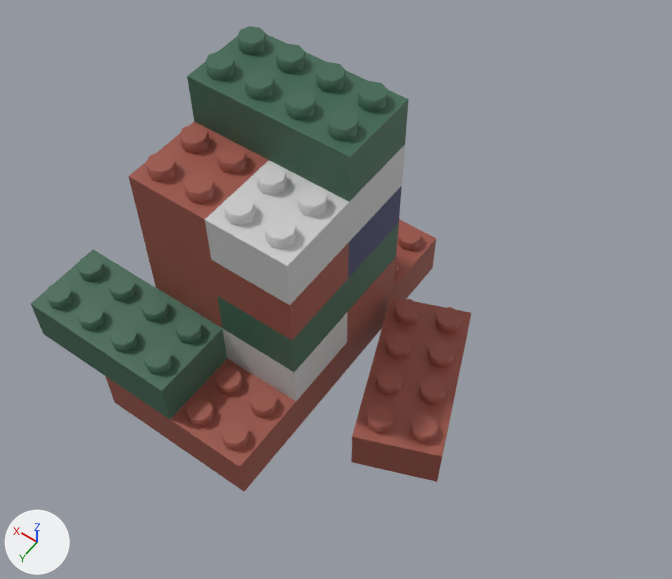
The FBX model Assets/_Props/Lego/M&M/bloque_lego.fbx: old version first, new version second.
Before and after are seen from a camera (50 mm lens) standing at (-3.42, 3.9, 7.25) and looking at (-0.64, 0.01, 1.14). The axes (+X, +Y, +Z) are drawn at lower left. The lights are the same throughout. Where no turn or scale is listed for an object, it has been applied to the vertices.

Names of what the first picture shows: 'Cilindros.001', 'Cilindros.003', 'Cilindros.004', 'Cilindros.005', 'Cilindros.006', 'Cilindros.007', 'Cilindros.008', 'Cilindros.009', 'Cilindros.010', 'Cilindros2.001', 'piezaModelo.001', 'piezaModelo.002', 'piezaModelo.003', 'piezaModelo.004', 'piezaModelo.005', 'piezaModelo.006', 'piezaModelo.007', 'piezaModelo.008', 'piezaModelo.009', 'piezaModelo.011', 'piezaModelo.012', 'piezaModelo.013', 'piezaModelo.014', 'piezaModelo.015'.
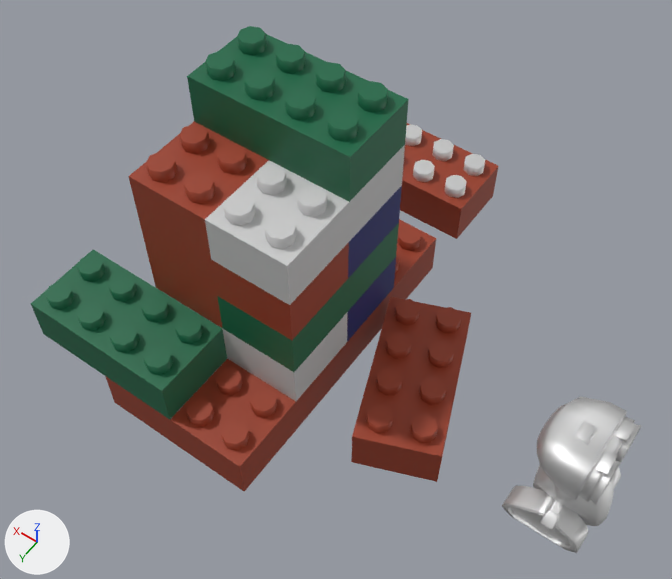
Commit message: se modifica color lego

Where the change shows, as pixel boxes (x1, y1, x2, y2) in the pictures (672 x 579 px):
'piezaModelo.008', recoloured
    both: (187, 34, 409, 202)
'piezaModelo.013', recoloured
    both: (31, 250, 227, 419)
'robot', added
    after: (502, 396, 642, 553)
'piezaModelo.015', recoloured
    both: (351, 297, 471, 482)
'piezaModelo.011', recoloured
    both: (170, 359, 328, 491)
'piezaModelo.004', recoloured
    both: (139, 185, 349, 340)
'piezaModelo.007', recoloured
    both: (128, 122, 268, 259)
'piezaModelo.002', recoloured
    both: (217, 223, 399, 372)
'piezaModelo', added
    after: (400, 123, 499, 239)
'Cilindros.008', recoloured
    both: (285, 62, 388, 142)
'Cilindros.007', recoloured
    both: (146, 124, 247, 204)
'Cilindros.009', recoloured
    both: (205, 26, 305, 100)
'piezaModelo.009', recoloured
    both: (347, 219, 436, 343)
'Cilindros.004', recoloured
    both: (110, 294, 203, 375)
'Cilindros.003', recoloured
    both: (186, 367, 277, 451)
'Cilindros.010', recoloured
    both: (366, 368, 446, 443)
'Cilindros.005', recoloured
    both: (45, 255, 137, 331)
'Cilindros2.001', recoloured
    both: (386, 299, 461, 368)
'piezaModelo.003', recoloured
    both: (148, 254, 222, 328)
'piezaModelo.005', recoloured
    both: (242, 160, 402, 278)
'Cilindros', added
    after: (413, 139, 485, 198)
'piezaModelo.001', recoloured (brown to blue)
    both: (347, 257, 396, 342)
'piezaModelo.012', recoloured
    both: (105, 359, 227, 445)
'Cilindros.001', recoloured
    both: (395, 226, 421, 273)
'Cilindros2', added
    after: (405, 125, 422, 146)

Patch to the scene script:
```diff
--- a/Assets/_Props/Lego/M&M/bloque_lego.fbx.py
+++ b/Assets/_Props/Lego/M&M/bloque_lego.fbx.py
@@ mat_rojo @@
 mat_rojo = principled_material('Rojo')
-mat_rojo.base_color = (0.328, 0.0865, 0.0612)  # brown #9b5346
+mat_rojo.base_color = (0.328, 0.0473, 0.0179)  # brown #9b3d24
@@ mat_verde @@
 mat_verde = principled_material('Verde')
-mat_verde.base_color = (0.0513, 0.138, 0.0865)  # dark green #406853
+mat_verde.base_color = (0.00758, 0.138, 0.0605)  # dark green #156846
@@ mat_azul @@
 mat_azul = principled_material('Azul')
-mat_azul.base_color = (0.0529, 0.0561, 0.144)  # dark blue #41436a
+mat_azul.base_color = (0.00789, 0.0127, 0.144)  # dark blue #161e6a
@@ mat_mat @@
+mat_mat = principled_material('Mat')
+mat_mat.base_color = (0.8, 0.8, 0.8)  # white #e7e7e7
+mat_mat.metallic = 1.0
+mat_mat.roughness = 0.553
@@ me_cube_016 @@
 me_cube_016.from_pydata(...)  # 8 vertices, 4 faces; spans x -0.75..0.75, y -0.38..0.38, z 0.0..0.45
-me_cube_016.materials.append(mat_rojo)  # brown #9b5346
+me_cube_016.materials.append(mat_azul)  # dark blue #161e6a
@@ me_box001 @@
+me_box001.from_pydata(...)  # 1833 vertices, 3452 faces; spans x -0.496..0.251, y -0.537..0.537, z -0.516..0.605
+me_box001.materials.append(mat_mat)  # white #e7e7e7
@@ me_cilindro_001 @@
+me_cilindro_001.from_pydata(...)  # 68 vertices, 48 faces; spans x -0.11..0.485, y -0.485..0.11, z -0.055..0.055
+me_cilindro_001.materials.append(mat_mat)  # white #e7e7e7
@@ me_cube_030 @@
+me_cube_030.from_pydata(...)  # 60 vertices, 58 faces; spans x -0.75..0.75, y -0.38..0.38, z 0.0..0.45
+me_cube_030.materials.append(mat_rojo)  # brown #9b3d24
@@ me_cilindro @@
+me_cilindro.from_pydata(...)  # 68 vertices, 48 faces; spans x -0.11..0.485, y -0.485..0.11, z -0.055..0.055
+me_cilindro.materials.append(mat_mat)  # white #e7e7e7
@@ ob_robot @@
+ob_robot = bpy.data.objects.new('robot', me_box001)
+ob_robot.location = (-2.843, 0.004, 0.553)
@@ ob_cilindros2 @@
+ob_cilindros2 = bpy.data.objects.new('Cilindros2', me_cilindro_001)
+ob_cilindros2.location = (0.198, -2.156, 0.504)
@@ ob_piezamodelo @@
+ob_piezamodelo = bpy.data.objects.new('piezaModelo', me_cube_030)
+ob_piezamodelo.location = (0.0, -2.343, 0.0)
@@ ob_cilindros @@
+ob_cilindros = bpy.data.objects.new('Cilindros', me_cilindro)
+ob_cilindros.location = (-0.563, -2.156, 0.504)
```
